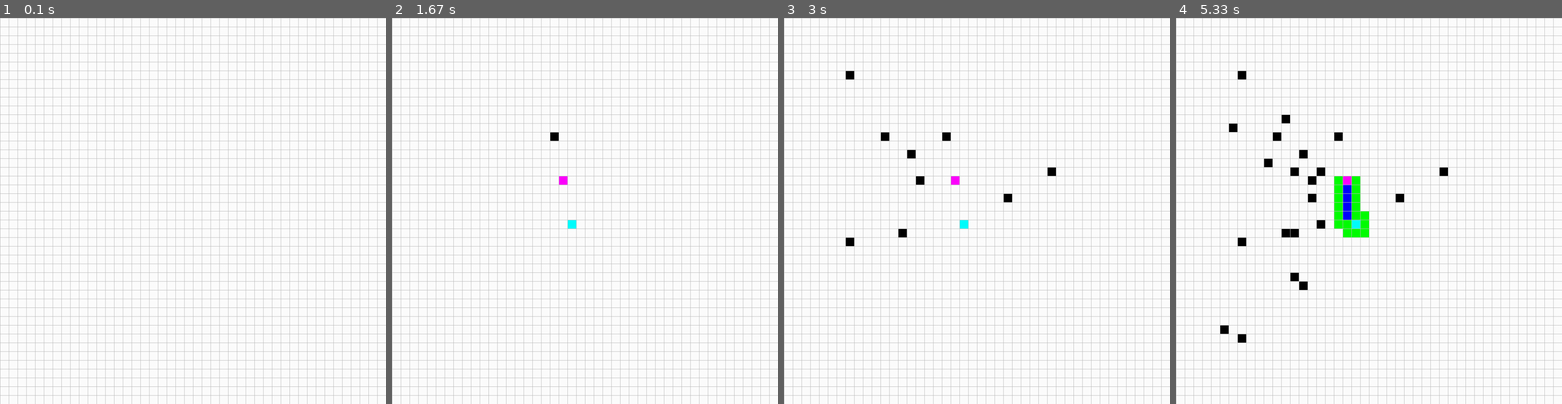
Above: before the commit, frames 1-4 (left to right).
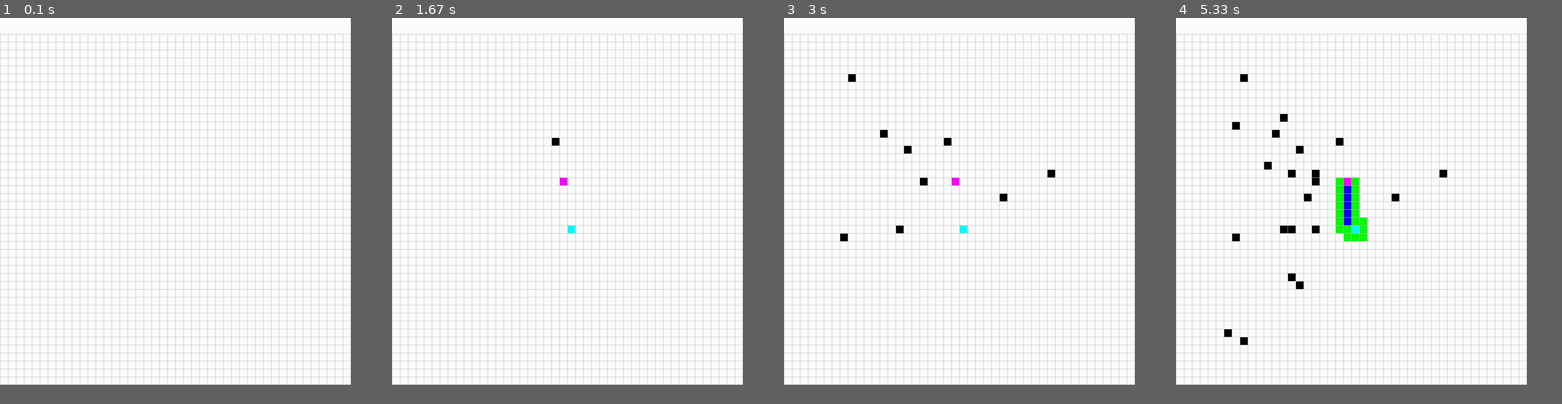
Above: after the commit, the same moments.

Repository: nnilf/A-star-search-algorithm
Game: pygame game, started from A_star_algorithm_pygame.py
Two runs of this game, one before a commit and one after it. Both use one fixed random seed, a clock stepped at 60 frames per second and the inputs below.
Inputs (mouse positions are in pixels of both pictures, inside the frame that each line leads up to):
- Up to frame 1 (0.1 s): no input
- Up to frame 2 (1.67 s): press the mouse at (569, 226) at 0.37 s; move the mouse to (527, 214) at 0.47 s; release the mouse at (484, 203) at 0.6 s; tap Space at 0.67 s; tap C at 1 s; press the mouse at (569, 226) at 1.37 s; move the mouse to (561, 183) at 1.47 s; release the mouse at (554, 137) at 1.6 s
- Up to frame 3 (3 s): press the mouse at (961, 226) at 1.7 s; move the mouse to (1007, 195) at 1.8 s; release the mouse at (1050, 168) at 1.93 s; press the mouse at (961, 226) at 2.03 s; move the mouse to (903, 230) at 2.13 s; release the mouse at (845, 238) at 2.27 s; press the mouse at (961, 226) at 2.37 s; move the mouse to (907, 153) at 2.47 s; release the mouse at (853, 79) at 2.6 s; press the mouse at (961, 226) at 2.7 s; move the mouse to (922, 180) at 2.8 s; release the mouse at (880, 137) at 2.93 s
- Up to frame 4 (5.33 s): press the mouse at (1353, 226) at 3.03 s; move the mouse to (1299, 280) at 3.13 s; release the mouse at (1245, 338) at 3.27 s; press the mouse at (1353, 226) at 3.37 s; move the mouse to (1318, 226) at 3.47 s; release the mouse at (1284, 230) at 3.6 s; press the mouse at (1353, 226) at 3.7 s; move the mouse to (1318, 168) at 3.8 s; release the mouse at (1284, 114) at 3.93 s; press the mouse at (1353, 226) at 4.03 s; move the mouse to (1291, 276) at 4.13 s; release the mouse at (1226, 330) at 4.27 s; press the mouse at (1353, 226) at 4.37 s; move the mouse to (1295, 176) at 4.47 s; release the mouse at (1237, 126) at 4.6 s; press the mouse at (1353, 226) at 4.7 s; move the mouse to (1307, 195) at 4.8 s; release the mouse at (1264, 164) at 4.93 s; tap Space at 5.07 s; click (1369, 99) at 5.08 s
The window is 900x900 before the commit and 818x855 after it. Grey fills any space a smaller window leaves; there, only what the larger window draws over its background counts as a difference.

The runs differ from the first frame. In frame 1, 18% of the frame differs, in the area x 0-100%, y 0-100%; in frame 2, 18%; in frame 3, 19%; in frame 4, 19%.

Commit message:
Added space for header and updated Instance Variables

Diff:
--- a/A_star_algorithm_pygame.py
+++ b/A_star_algorithm_pygame.py
@@ -7,10 +7,12 @@
 pygame.init()
 
 # intialise Width
-WIDTH = 968
+HEIGHT = 920
+GRID_WIDTH = 880
+DIFFERENCE = HEIGHT - GRID_WIDTH
 
 # intialise surface
-WIN = pygame.display.set_mode((WIDTH, WIDTH))
+WIN = pygame.display.set_mode((GRID_WIDTH, HEIGHT))
 pygame.display.set_caption("A* Path Finding Algorithm")
 
 RED = (255, 0, 0)
@@ -24,54 +26,53 @@
 GREY = (190, 190, 190)
 
 class Node:
-    def __init__(self, x, y, width, total_rows):
-        self._width = width
-        self._x = x
-        self._y = y
-        self._coords_x = x * width
-        self._coords_y = y * width
-        self._children = []
-        self._colour = WHITE
+    def __init__(self, x, y, width, total_rows, difference):
+        self.width = width
+        self.row = x
+        self.col = y
+        self.children = []
+        self.colour = WHITE
         self.total_rows = total_rows
+        self.difference = difference
 
     def draw(self, win):
-        pygame.draw.rect(win, self._colour, (self._coords_x, self._coords_y, self._width, self._width))
+        pygame.draw.rect(win, self.colour, (self.col * self.width, self.row * self.width + self.difference, self.width, self.width))
 
     def set_path(self):
-        self._colour = BLUE
+        self.colour = BLUE
 
     def checked(self):
-        return self._colour == RED
+        return self.colour == RED
 
     def checking(self):
-        return self._colour == GREEN
+        return self.colour == GREEN
 
     def set_checked(self):
-        self._colour = RED
+        self.colour = RED
 
     def set_checking(self):
-        self._colour = GREEN
+        self.colour = GREEN
 
     def get_coords(self):
-        return (self._x, self._y)
+        return (self.row, self.col)
 
     def set_start(self):
-        self._colour = CYAN
+        self.colour = CYAN
 
     def set_end(self):
-        self._colour = MAGENTA
+        self.colour = MAGENTA
 
     def set_barrier(self):
-        self._colour = BLACK
+        self.colour = BLACK
 
     def is_barrier(self):
-        return self._colour == BLACK
+        return self.colour == BLACK
 
     def reset(self):
-        self._colour = WHITE
+        self.colour = WHITE
 
     def get_children(self):
-        return self._children
+        return self.children
 
     def update_children(self, grid, grid_size):
         """
@@ -81,13 +82,13 @@
         :param grid_size: size of the grid
         :returns children: all the children of the current element
         """
-        self._children = []  # Reset children
+        self.children = []  # Reset children
 
         directions = [(1,0), (-1,0), (0,1), (0,-1), (-1,-1), (1,-1), (1,1), (-1,1)]
         for dx, dy in directions:
-            nx, ny = self._x + dx, self._y + dy
+            nx, ny = self.row + dx, self.col + dy
             if 0 <= nx < grid_size and 0 <= ny < grid_size and not grid[nx][ny].is_barrier():
-                self._children.append(grid[nx][ny])
+                self.children.append(grid[nx][ny])
 
     def __lt__(self, other):
         return True
@@ -95,26 +96,26 @@
     def __eq__(self, other):
         if not isinstance(other, Node):
             return False
-        return self._x == other._x and self._y == other._y
+        return self.row == other.row and self.col == other.col
 
     def __hash__(self):
-        return hash((self._x, self._y))
-
-
-def heuristic(node, end):
-    """
-    Calculates the heuristic Fscore for the selected node using manhattan calculation
-
-    :param node: current node to calculate from
-    :param end: ending node
+        return hash((self.row, self.col))
+
+
+def heuristic(node_coords: tuple, end_coords: tuple):
+    """
+    Calculates the heuristic Fscore for the selected node using Euclidean distance
+
+    :param node: Tuple containig nodes coordinates
+    :param end: Tuple containing target nodes coordinates
     :returns: H score for current node
     """
-    node_x, node_y = node
-    end_x, end_y = end
+    node_x, node_y = node_coords
+    end_x, end_y = end_coords
     return math.sqrt((node_x - end_x) ** 2 + (node_y - end_y) ** 2)
 
 
-def create_grid(grid_size, width):
+def create_grid(grid_size, width, difference):
     """
     Intialises a grid of node classes
 
@@ -127,7 +128,7 @@
     for i in range(grid_size):
         grid.append([])
         for j in range(grid_size):
-            grid[i].append(Node(i, j, gap, grid_size))
+            grid[i].append(Node(i, j, gap, grid_size, difference))
 
     return grid
 
@@ -206,7 +207,7 @@
     return False
 
 
-def draw_grid(rows, width, win):
+def draw_grid(rows, width, win, difference):
     """
     Draws grid onto pygame window
 
@@ -217,12 +218,12 @@
     """
     gap = width // rows
     for i in range(rows):
-        pygame.draw.line(win, GREY, (0, i * gap), (width, i * gap))
+        pygame.draw.line(win, GREY, (0, (i * gap) + difference), (width, (i * gap) + difference))
         for j in range(rows):
-            pygame.draw.line(win, GREY, (j * gap, 0), (j * gap, width))
-
-
-def draw(grid, rows, win, width):
+            pygame.draw.line(win, GREY, (j * gap, difference), (j * gap, width+difference))
+
+
+def draw(grid, rows, win, width, difference):
     """
     Draws all nodes and updated pygame display from changes
 
@@ -238,29 +239,36 @@
         for node in row:
             node.draw(win)
 
-    draw_grid(rows, width, win)
+    draw_grid(rows, width, win, difference)
     pygame.display.update()
 
 
-def get_clicked_pos(pos, rows, width):
+def get_clicked_pos(pos, rows, width, difference):
     """
     Gets the row and column of where the mouse has clicked
 
     :param pos: mouse position, x and y
     :param rows: rows within the grid
     :param width: width of the pygame window
+    :param difference: vertical offset of the grid
     :returns: row and col of mouse position
     """
     gap = width // rows
-    y, x = pos
-
-    row = y // gap
+    x, y = pos
+
+    if y < difference or x < 0 or x >= width:
+        return None, None  # Click outside grid
+
+    row = (y - difference) // gap
     col = x // gap
 
+    if row >= rows or col >= rows:
+        return None, None  # Click outside grid
+
     return row, col
 
 
-def calculate(width, win):
+def calculate(width, win, difference):
     """
     Main algorithm function
 
@@ -268,7 +276,7 @@
     :param win: pygame window
     """
     grid_size = 44
-    grid = create_grid(grid_size, width)
+    grid = create_grid(grid_size, width, difference)
     running = True
 
     start = None
@@ -277,7 +285,7 @@
     while running:
 
         # draw grid
-        draw(grid, grid_size, win, width)
+        draw(grid, grid_size, win, width, difference)
 
         for event in pygame.event.get(): # User did something
             if event.type == pygame.QUIT: # If user clicked close
@@ -285,23 +293,24 @@
 
             if pygame.mouse.get_pressed()[0]: # left mouse button
                 pos = pygame.mouse.get_pos()
-                row, col = get_clicked_pos(pos, grid_size, width)
+                row, col = get_clicked_pos(pos, grid_size, width, difference)
                 if row < grid_size and col < grid_size:
-                    node = grid[row][col]
-                    if not start and node != end:
-                        start = node
-                        node.set_start()
-
-                    elif not end and node != start:
-                        end = node
-                        node.set_end()
-
-                    elif node != start and node != end:
-                        node.set_barrier()
+                    if row is not None and col is not None:
+                        node = grid[row][col]
+                        if not start and node != end:
+                            start = node
+                            node.set_start()
+
+                        elif not end and node != start:
+                            end = node
+                            node.set_end()
+
+                        elif node != start and node != end:
+                            node.set_barrier()
 
             if pygame.mouse.get_pressed()[2]: # right mouse button
                 pos = pygame.mouse.get_pos()
-                row, col = get_clicked_pos(pos, grid_size, width)
+                row, col = get_clicked_pos(pos, grid_size, width, difference)
                 if row < grid_size and col < grid_size:
                     node = grid[row][col]
                     node.reset()
@@ -315,15 +324,15 @@
                 if event.key == pygame.K_c:
                     start = None
                     end = None
-                    grid = create_grid(grid_size, width)
+                    grid = create_grid(grid_size, width, difference)
 
                 if event.key == pygame.K_SPACE:
                     for row in grid:
                         for node in row:
                             node.update_children(grid, grid_size)
 
-                    algorithm(start, end, grid, lambda: draw(grid, grid_size, win, width))
+                    algorithm(start, end, grid, lambda: draw(grid, grid_size, win, width, difference))
 
     pygame.quit()
 
-calculate(WIDTH, WIN)
+calculate(GRID_WIDTH, WIN, DIFFERENCE)
